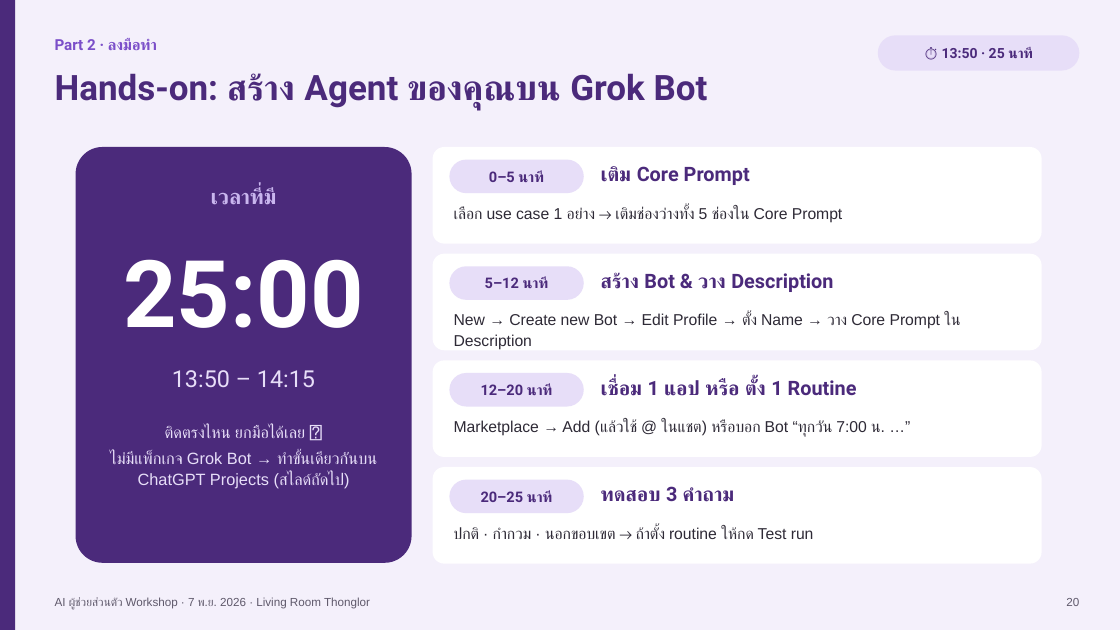
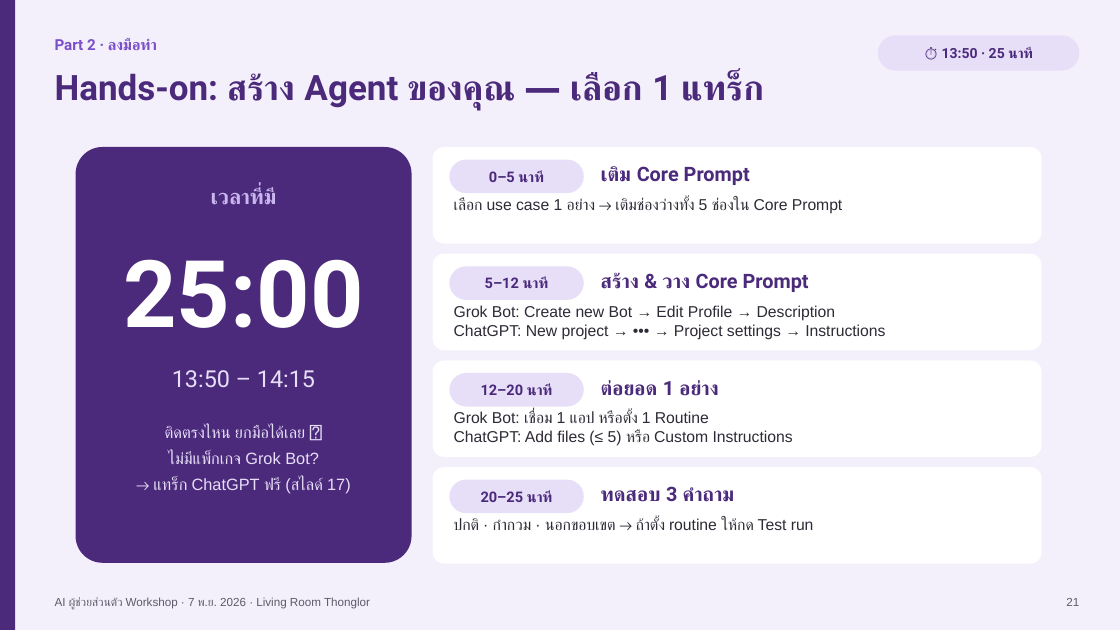
Before and after one commit to nuisait/ai-workshop-nov7, a slide deck: slide 21 of AI_Workshop.pptx (slide 20 before the commit). Drawn at 1120x630 pixels with LibreOffice and Linux fonts; fonts in the diff are those of the drawing. Boxes give left, top, right and bottom in pixels: in the first picture for what was removed or moved away, otherwise in the second. Text is boxed around its words. In the diff, an @@ line names an element or a change of style, - is before the commit and + after.

```diff
--- a/AI_Workshop.pptx
+++ b/AI_Workshop.pptx
@@ text at [55, 73, 764, 110]: text changed @@
-Hands-on: สร้าง Agent ของคุณบน Grok Bot
+Hands-on: สร้าง Agent ของคุณ — เลือก 1 แทร็ก
@@ text "เลือก use case 1 อย่าง ..." at [454, 197, 843, 214]: line spacing 1.1 to 1; less space between paragraphs @@
@@ text at [601, 273, 809, 292]: text changed @@
-สร้าง Bot & วาง Description
+สร้าง & วาง Core Prompt
@@ text at [454, 305, 885, 340]: text changed @@
-New → Create new Bot → Edit Profile → ตั้ง Name → วาง Core Prompt ใน Description
+Grok Bot: Create new Bot → Edit Profile → Description
+ChatGPT: New project → ••• → Project settings → Instructions
@@ text at [601, 380, 718, 396]: text changed @@
-เชื่อม 1 แอป หรือ ตั้ง 1 Routine
+ต่อยอด 1 อย่าง
@@ text at [454, 411, 793, 446]: text changed @@
-Marketplace → Add (แล้วใช้ @ ในแชต) หรือบอก Bot “ทุกวัน 7:00 น. …”
+Grok Bot: เชื่อม 1 แอป หรือตั้ง 1 Routine
+ChatGPT: Add files (≤ 5) หรือ Custom Instructions
@@ text at [153, 452, 351, 494]: text changed @@
-ไม่มีแพ็กเกจ Grok Bot → ทำขั้นเดียวกันบน ChatGPT Projects (สไลด์ถัดไป)
+ไม่มีแพ็กเกจ Grok Bot?
+→ แทร็ก ChatGPT ฟรี (สไลด์ 17)
@@ text "ปกติ · กำกวม · นอกขอบเขต ..." at [454, 517, 814, 530]: line spacing 1.1 to 1; less space between paragraphs @@
@@ text "ปกติ · กำกวม · นอกขอบเขต ...": place and size @@
-text "ปกติ · กำกวม · นอกขอบเขต ..." at [454, 526, 814, 539]
+text "ปกติ · กำกวม · นอกขอบเขต ..." at [454, 517, 814, 530]
@@ text at [1066, 598, 1079, 606]: text changed @@
-20
+21
```
Also in this commit, not shown: 8 other slides changed, 1 slide added, 2 other files.
